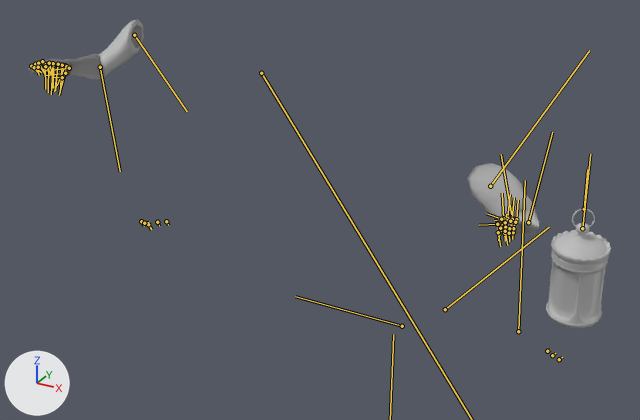
One commit to the FBX model Assets/#Personal/Felix Animation/Felix Animation clips/Player_FocusWALK_Ani.fbx: the scene before it, then after it.
Camera for both pictures: a 50 mm lens placed at (0.137, -0.319, 0.313), pointed at (-0.015, -0.041, 0.174). Lighting does not change. The marker at lower left points along +X, +Y and +Z. Both versions are drawn at frame 98 of the action 'Player_FocusWALK_Ani'; the numbers are the values there. The bones that bend it are drawn over the model as lines.

The first picture shows 'FP_arms_low', 'lantern_body_low'.
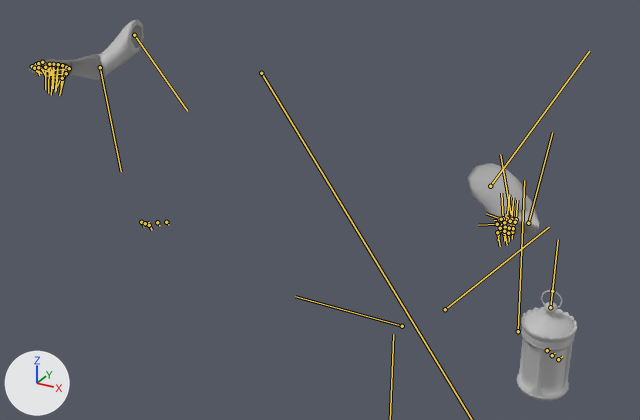
Where the change shows, as pixel boxes (x1, y1, x2, y2) in the pictures (640 x 420 px):
'lantern_body_low', posed (6% narrower)
    before: (546, 223, 611, 328)
    after: (516, 302, 577, 401)
'FP_arms_low', posed
    both: (29, 19, 539, 236)
'lantern_ring_low', posed (8% narrower)
    before: (572, 209, 595, 228)
    after: (541, 290, 562, 308)
bone 'Lantern_handle_joint', root to tip
    before: (584, 209) to (587, 169)
    after: (552, 291) to (556, 257)
bone 'Lantern_body_joint', root to tip
    before: (582, 228) to (590, 154)
    after: (550, 307) to (558, 239)

Diff of the bpy script that builds the scene:
```diff
--- a/Assets/#Personal/Felix Animation/Felix Animation clips/Player_FocusWALK_Ani.fbx.py
+++ b/Assets/#Personal/Felix Animation/Felix Animation clips/Player_FocusWALK_Ani.fbx.py
@@ bone_lantern_handle_joint @@
 bone_lantern_handle_joint = bpy.data.objects['locator1'].pose.bones['Lantern_handle_joint']  # child of 'transform1'
-bone_lantern_handle_joint.location = (0.72, 3.56, -0.33)
-bone_lantern_handle_joint.rotation_quaternion = (0.986, -0.068, 0.153, 0.018)  # degrees (-8, 18, 1)
+bone_lantern_handle_joint.location = (0.0, 0.0, 0.0)
+bone_lantern_handle_joint.rotation_quaternion = (1.0, 0.0, 0.0, 0.0)  # degrees (0, 0, 0)
@@ bone_lantern_body_joint @@
 bone_lantern_body_joint = bpy.data.objects['locator1'].pose.bones['Lantern_body_joint']  # child of 'Lantern_handle_joint'
-bone_lantern_body_joint.rotation_quaternion = (0.997, 0.08, 0.0, 0.0)  # degrees (9, 0, 0)
+bone_lantern_body_joint.rotation_quaternion = (1.0, 0.0, 0.0, 0.0)  # degrees (0, 0, 0)
```
